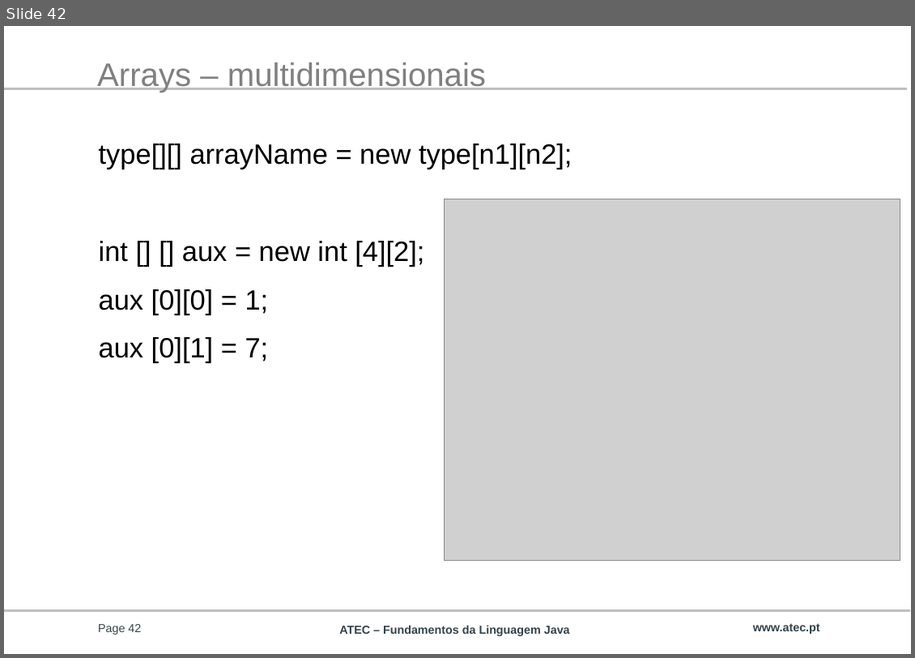
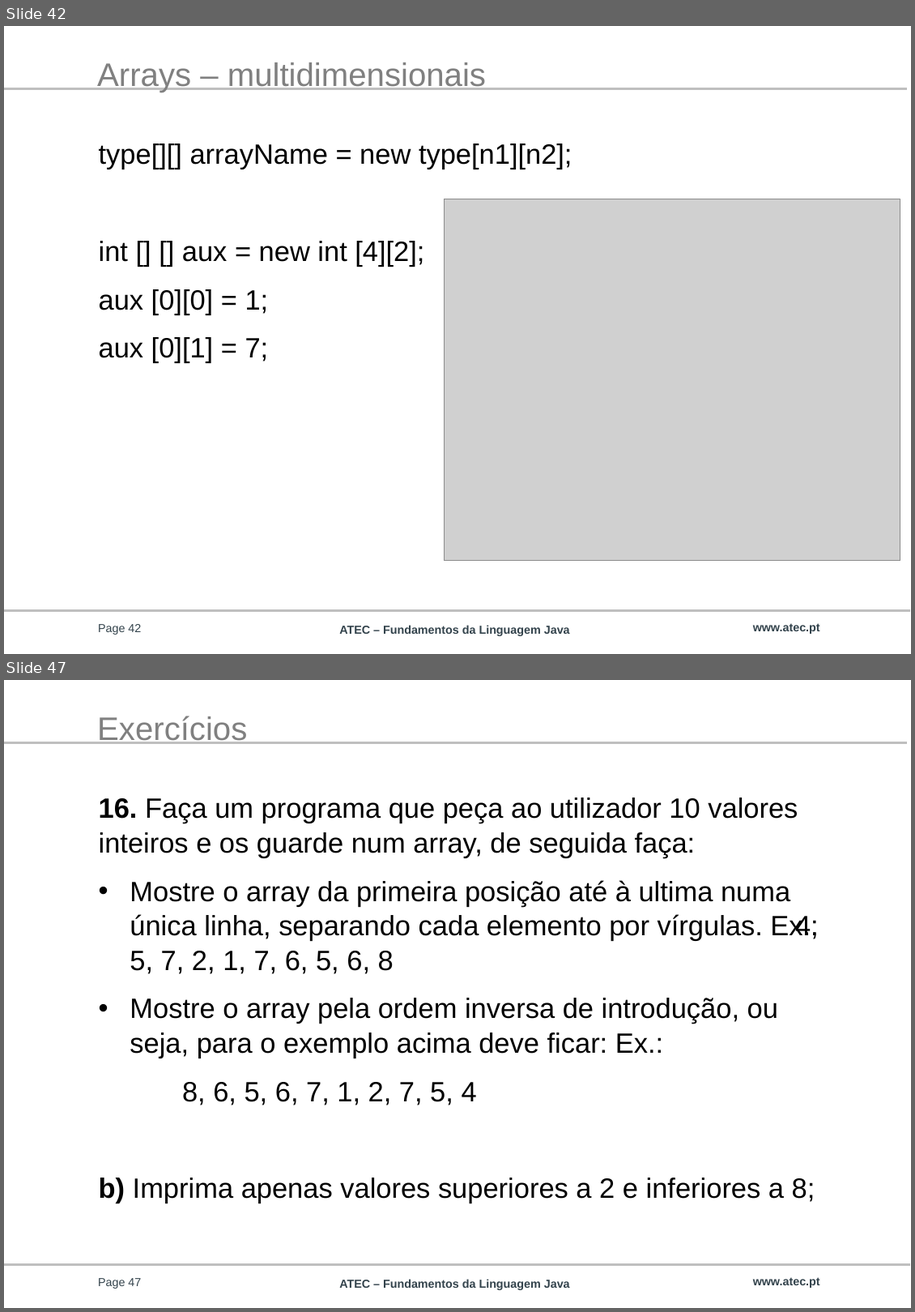
Before and after one commit to afbm08/ATEC_JAVA, a slide deck: FLG 0789.PPTX. Shown one above the other, each under a label of ours: slide 42 before the commit, slides 42 and 47 after it; the slides between them are not shown. The pictures are 915x658 and 915x1312 pixels, drawn with LibreOffice and Linux fonts; fonts in the diff are those of the drawing; grey boxes stand for pictures; background and template pictures are left out. Boxes give left, top, right and bottom in pixels: in the first picture for what was removed or moved away, otherwise in the second. Text is boxed around its words. In the diff, an @@ line names an element or a change of style, - is before the commit and + after.

Commit message:
Novos exercícios

```diff
--- a/FLG 0789.PPTX
+++ b/FLG 0789.PPTX
@@ slide 47 added at (x1=4, y1=680, x2=911, y2=1308), background #FFFFFF; not listed: 3 template elements that a slide beside it also shows @@
@@ title added at (x1=97, y1=716, x2=247, y2=744), 28 pt, text #808080 @@
+Exercícios
@@ text added at (x1=99, y1=797, x2=819, y2=1203), 24 pt, text #000000 @@
+16. Faça um programa que peça ao utilizador 10 valores inteiros e os guarde num array, de seguida faça:
+• Mostre o array da primeira posição até à ultima numa única linha, separando cada elemento por vírgulas. Ex.: 4, 5, 7, 2, 1, 7, 6, 5, 6, 8
+• Mostre o array pela ordem inversa de introdução, ou seja, para o exemplo acima deve ficar: Ex.:
+8, 6, 5, 6, 7, 1, 2, 7, 5, 4
+b) Imprima apenas valores superiores a 2 e inferiores a 8;
@@ page number added at (x1=98, y1=1278, x2=141, y2=1288), 10 pt, text #33434C @@
+Page 47
@@ text added at (x1=753, y1=1277, x2=820, y2=1288), 10 pt, text #33434C, bold @@
+www.atec.pt
```
Also in this commit, not shown: 6 other slides added.
